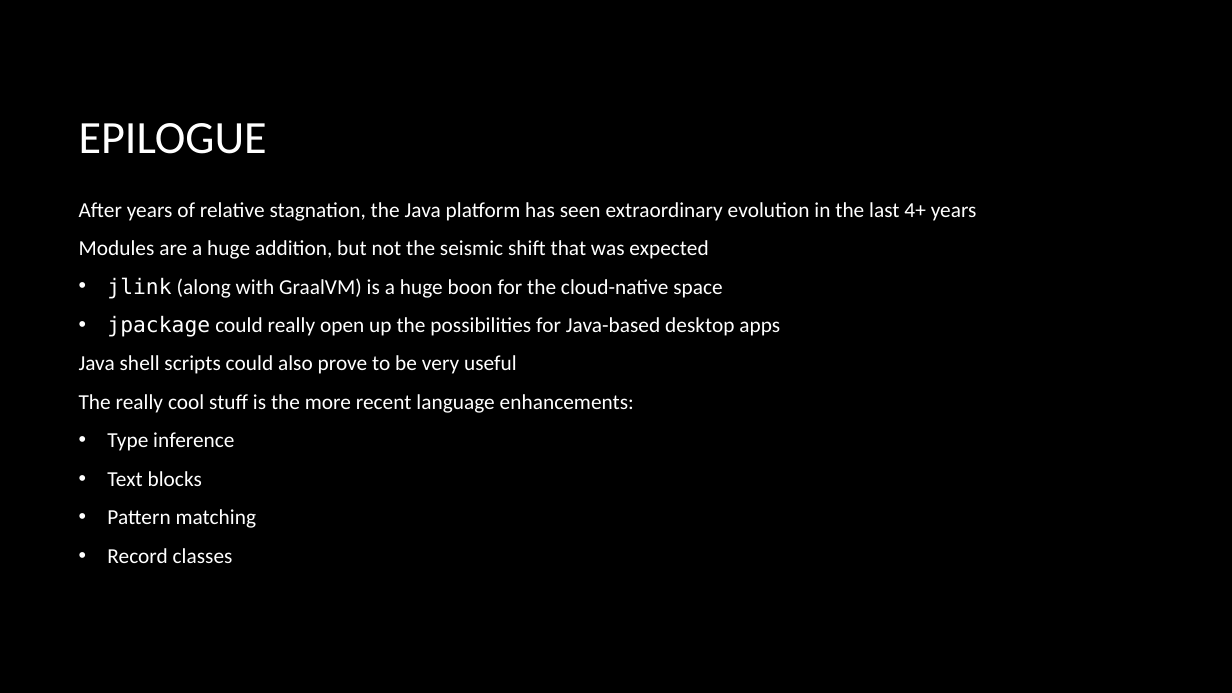
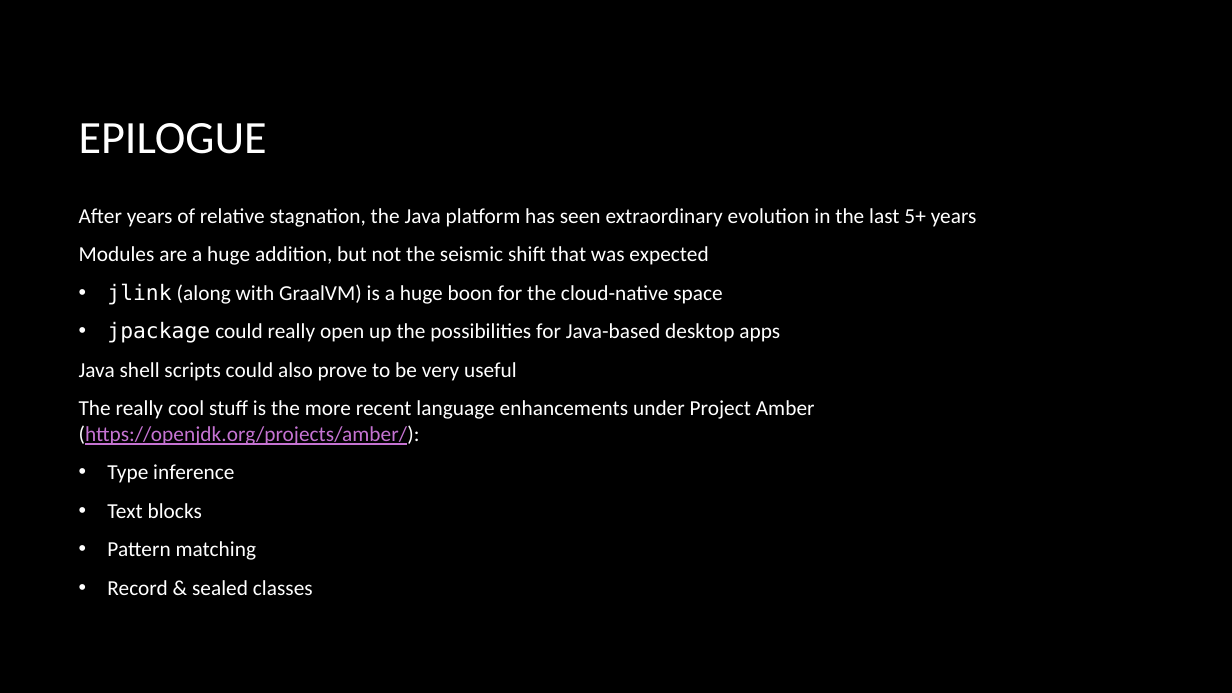
Before and after one commit to macdaddyaz/modern-java, a slide deck: slide 67 of Java 9 and up.pptx (slide 59 before the commit). Drawn at 1232x693 pixels with LibreOffice and Linux fonts; fonts in the diff are those of the drawing; background and template pictures are left out. Boxes give left, top, right and bottom in pixels: in the first picture for what was removed or moved away, otherwise in the second. Text is boxed around its words. In the diff, an @@ line names an element or a change of style, - is before the commit and + after.

Commit message:
Updates for Java to version 18 (with allusions to 19)

```diff
--- a/Java 9 and up.pptx
+++ b/Java 9 and up.pptx
@@ text at (x1=79, y1=208, x2=977, y2=227): text changed @@
-After years of relative stagnation, the Java platform has seen extraordinary evolution in the last 4+ years
+After years of relative stagnation, the Java platform has seen extraordinary evolution in the last 5+ years
@@ text at (x1=79, y1=400, x2=815, y2=445): text changed @@
-The really cool stuff is the more recent language enhancements:
+The really cool stuff is the more recent language enhancements under Project Amber (https://openjdk.org/projects/amber/):
@@ text at (x1=107, y1=580, x2=313, y2=595): text changed @@
-• Record classes
+• Record & sealed classes
```
Also in this commit, not shown: 19 other slides changed, 9 slides added, 3 other files.
